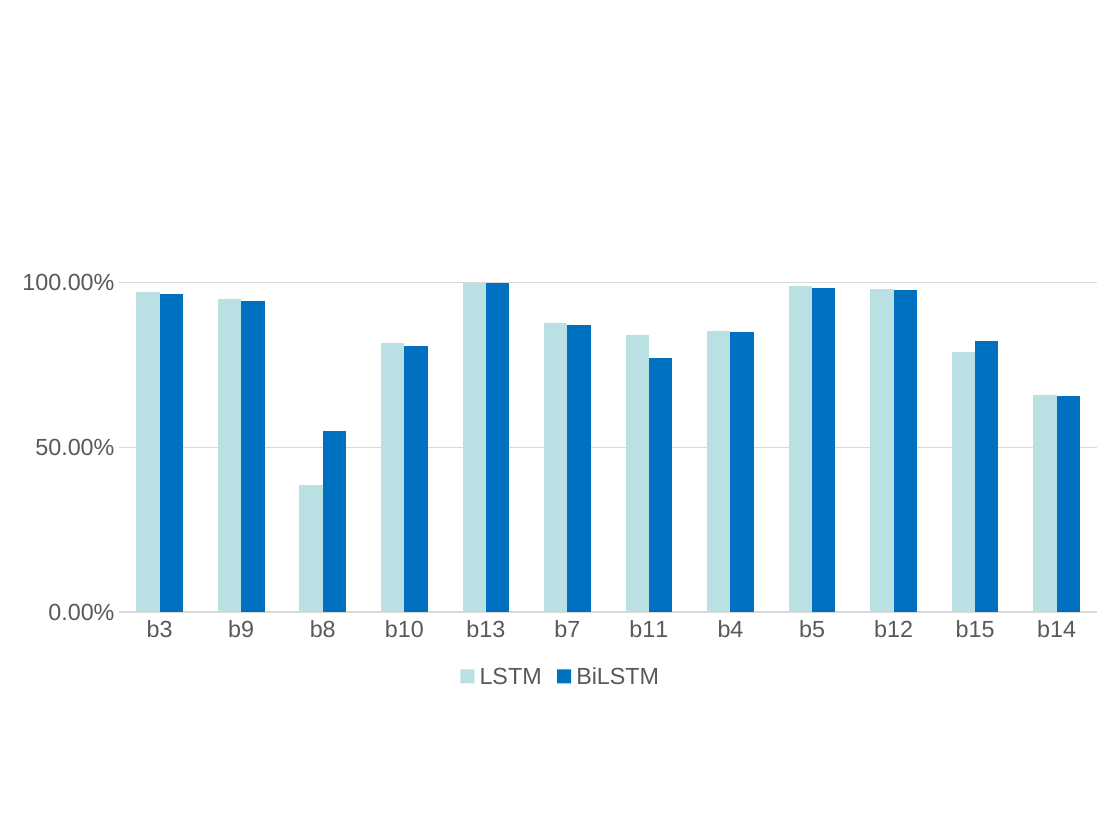
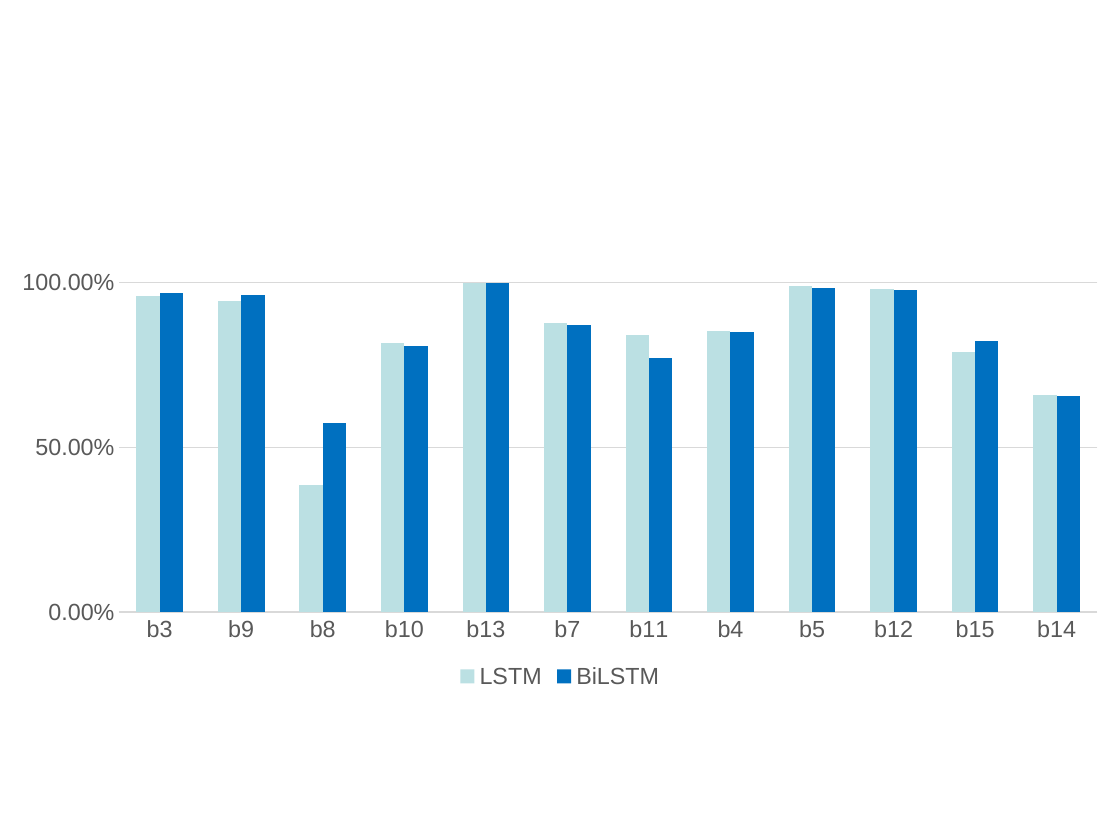
Before and after one commit to acada-sjtu/LSTM-IF-detection, a slide deck: slide 20 of Result.pptx. Drawn at 1120x840 pixels with LibreOffice and Linux fonts; fonts in the diff are those of the drawing; background and template pictures are left out. Boxes give left, top, right and bottom in pixels: in the first picture for what was removed or moved away, otherwise in the second. Text is boxed around its words. In the diff, an @@ line names an element or a change of style, - is before the commit and + after.

```diff
--- a/Result.pptx
+++ b/Result.pptx
@@ column chart at [0, 261, 1120, 693] @@
@@ LSTM, b3: 0.97 to 0.96 @@
@@ LSTM, b9: 0.95 to 0.94 @@
@@ BiLSTM, b9: 0.94 to 0.96 @@
@@ BiLSTM, b8: 0.55 to 0.57 @@
```
Also in this commit, not shown: 7 other slides changed.
